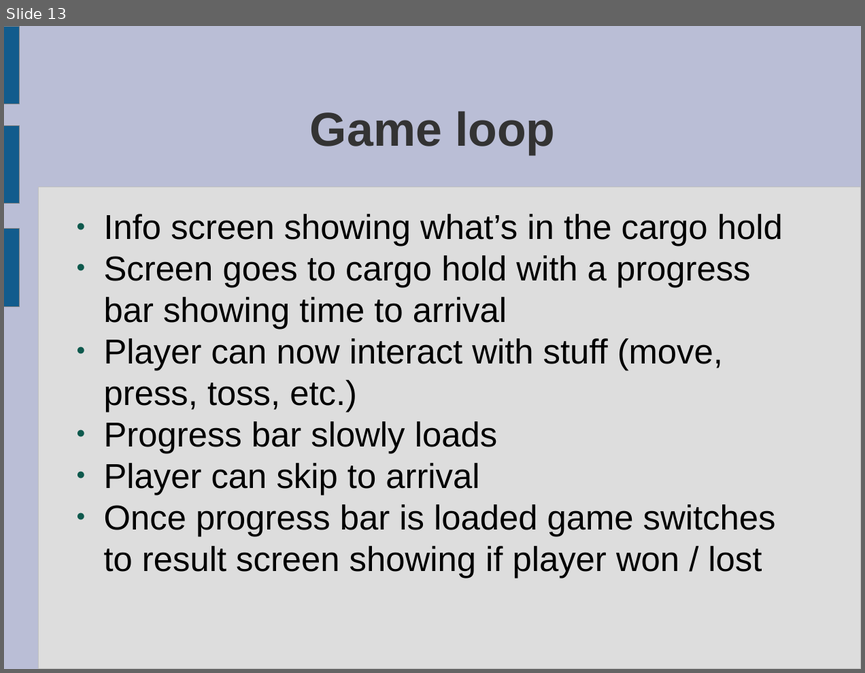
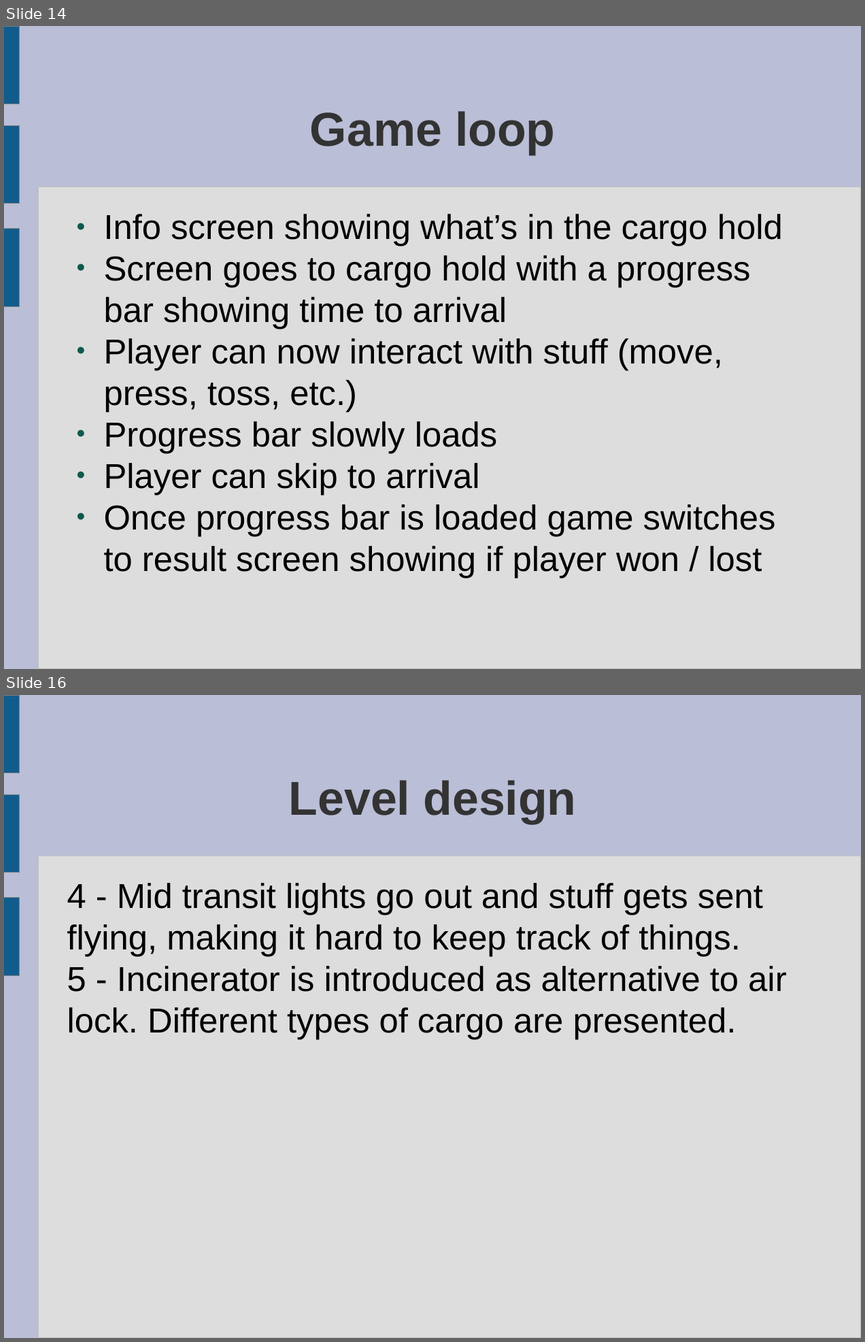
Before and after one commit to ktosox/GWJ67, a slide deck: da_plan.odp. Shown one above the other, each under a label of ours: slide 13 before the commit, slides 14 and 16 after it; the slides between them are not shown. The pictures are 865x673 and 865x1342 pixels, drawn with LibreOffice and Linux fonts; fonts in the diff are those of the drawing. Boxes give left, top, right and bottom in pixels: in the first picture for what was removed or moved away, otherwise in the second. Text is boxed around its words. In the diff, an @@ line names an element or a change of style, - is before the commit and + after.

Commit message:
loads of work
- added working parasite that spreads
- more game design
- added ideas for assets to the lsit

```diff
--- a/da_plan.odp
+++ b/da_plan.odp
@@ slide 16 added at [4, 695, 861, 1338], background #BABED6; not listed: 4 template elements that a slide beside it also shows @@
@@ title added at [289, 780, 577, 824], 44 pt, text #333333, bold @@
+Level design
@@ text added at [67, 883, 786, 1039], 32 pt, text #000000 @@
+4 - Mid transit lights go out and stuff gets sent flying, making it hard to keep track of things.
+5 - Incinerator is introduced as alternative to air lock. Different types of cargo are presented.
@@ what was slide 13 is now slide 14 @@
```
Also in this commit, not shown: 2 slides changed, 2 other slides added, 15 other files.
